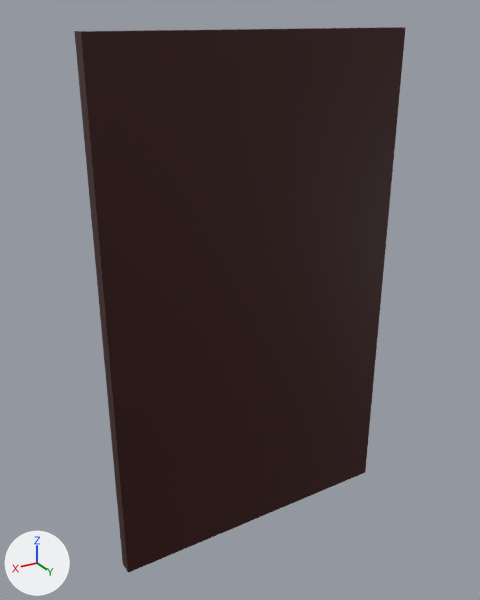
The Blender file Assets/Models/Door.blend, before and after one commit.
Before and after are seen from a 50 mm lens placed at (7.17, 11.22, 5.91), pointed at (0.29, -0.26, 0.17). Every picture has the same lights, and +X, +Y and +Z are marked at lower left.
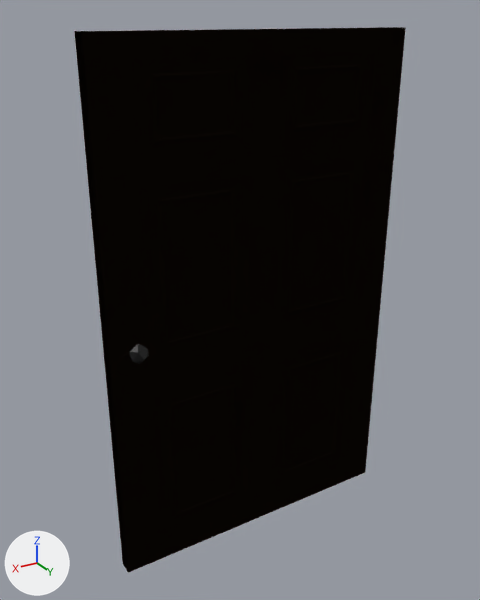
The change, as JSON lines over the scene's bpy script:
```json
{"op": "add", "block": "img_apartment_doornormal_jpg", "code": ["img_apartment_doornormal_jpg = load_image('apartment_doornormal.jpg', '../Sprites/apartment_doornormal.jpg', 600, 600, 'sRGB')"]}
{"op": "add", "block": "mat_knob", "code": ["mat_knob = principled_material('knob')", "mat_knob.base_color = (0.0, 0.0, 0.0)  # black #000000"]}
{"op": "add", "block": "mat_doorbase", "code": ["mat_doorbase = bpy.data.materials.new('doorbase')", "# colours: brown #312519, white #ebeaea", "# uses the picture img_apartment_doornormal_jpg"]}
{"block": "me_cube", "where": "# used by ob_cube; location = (0.0, 0.0, 0.0); scale = (1.0, 0.631, 1.0)"}
{"op": "remove", "block": "me_cube", "code": "me_cube.from_pydata(...)  # 20 vertices, 26 faces; spans x -3.48..3.48, y -0.58..0.25, z -5.66..5.66"}
{"op": "add", "block": "me_cube", "code": "me_cube.from_pydata(...)  # 40 vertices, 52 faces; spans x -3.48..3.48, y -0.58..0.58, z -5.66..5.66"}
{"block": "me_cube", "change": "me_cube part 1: a new loose piece, a box spanning x -3.48..3.48, y -0.25..0.25, z -5.66..5.66, in mat_doorbase"}
{"block": "me_cube", "change": "me_cube part 2: a new loose piece, an icosphere of 20 faces spanning x 2.7..3.1, y 0.19..0.58, z -0.44..0.0, in mat_knob (black #000000)"}
{"block": "me_cube", "change": "me_cube part 3: 6 faces spanning x -3.48..3.48, y -0.25..0.25, z -5.66..5.66 switch from mat_material (picture img_allcolors_png) to mat_doorbase"}
{"op": "add", "block": "me_cube", "code": "me_cube.materials.append(mat_knob)  # black #000000"}
```

What differs and where, as boxes [x1, y1, x2, y2] in the pictures (480 x 600 px):
```json
{"part": 1, "of": "me_cube", "change": "added", "after": [74, 27, 406, 573], "on screen": "black"}
{"part": 2, "of": "me_cube", "change": "added", "after": [129, 344, 149, 364]}
{"part": 3, "of": "me_cube", "change": "recoloured", "before": [74, 27, 406, 573], "on screen": "black"}
```
